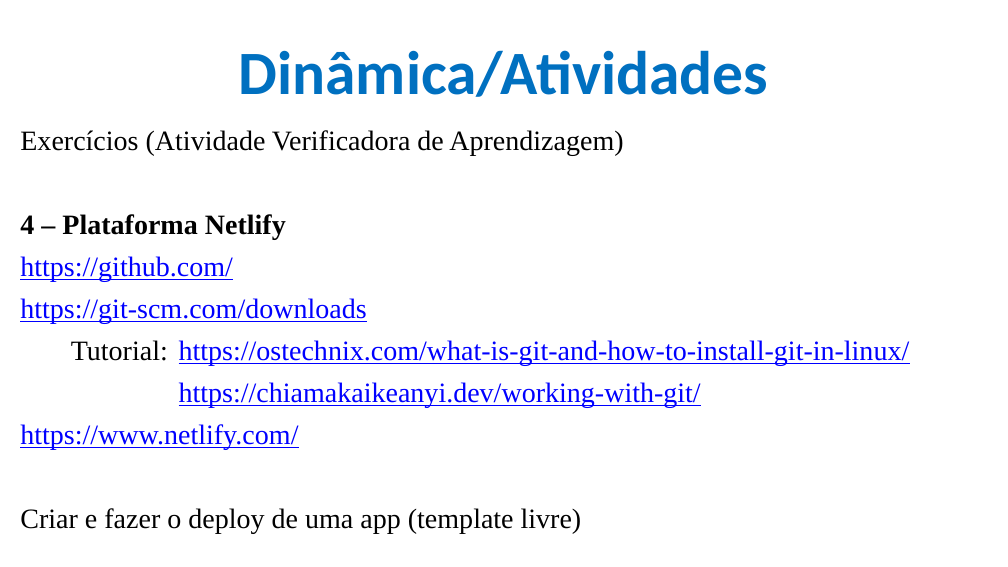
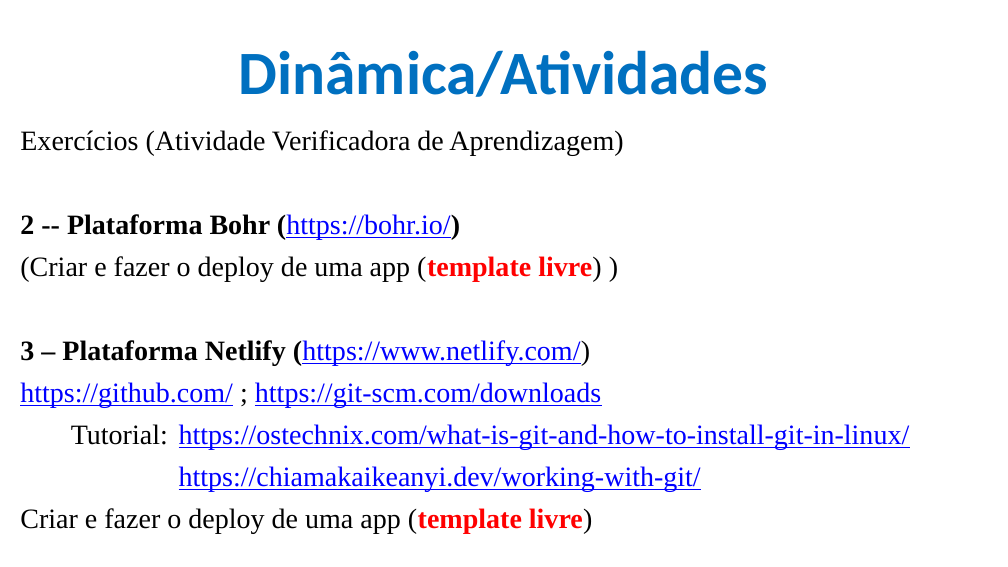
Before and after one commit to CloudEducationBrazil/WydenComputacaoNuvemWebServicesLinux, a slide deck: slide 13 of 01 Classes/Aula 02 - Computação em Nuvem e Web Services em Linux.pptx (slide 14 before the commit). Drawn at 1008x567 pixels with LibreOffice and Linux fonts; fonts in the diff are those of the drawing; background and template pictures are left out. Boxes give left, top, right and bottom in pixels: in the first picture for what was removed or moved away, otherwise in the second. Text is boxed around its words. In the diff, an @@ line names an element or a change of style, - is before the commit and + after.

```diff
--- a/01 Classes/Aula 02 - Computação em Nuvem e Web Services em Linux.pptx
+++ b/01 Classes/Aula 02 - Computação em Nuvem e Web Services em Linux.pptx
@@ text at box(20, 214, 601, 407): text changed @@
-4 – Plataforma Netlify
-https://github.com/
-https://git-scm.com/downloads
+2 -- Plataforma Bohr (https://bohr.io/)
+(Criar e fazer o deploy de uma app (template livre) )
+3 – Plataforma Netlify (https://www.netlify.com/)
+https://github.com/ ; https://git-scm.com/downloads
@@ text at box(20, 424, 298, 449): paragraph removed @@
-https://www.netlify.com/
@@ text at box(20, 508, 592, 534): text colour #000000 to #FF0000, bold on in "(template livre)" @@
```
Also in this commit, not shown: 4 other slides changed, 1 slide added, 1 slide removed, 1 other file.
